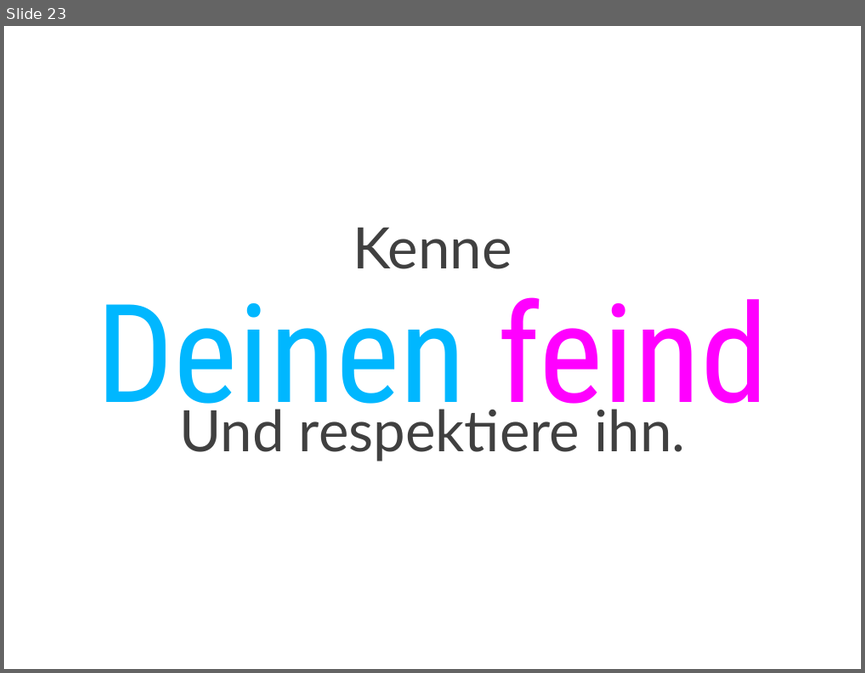
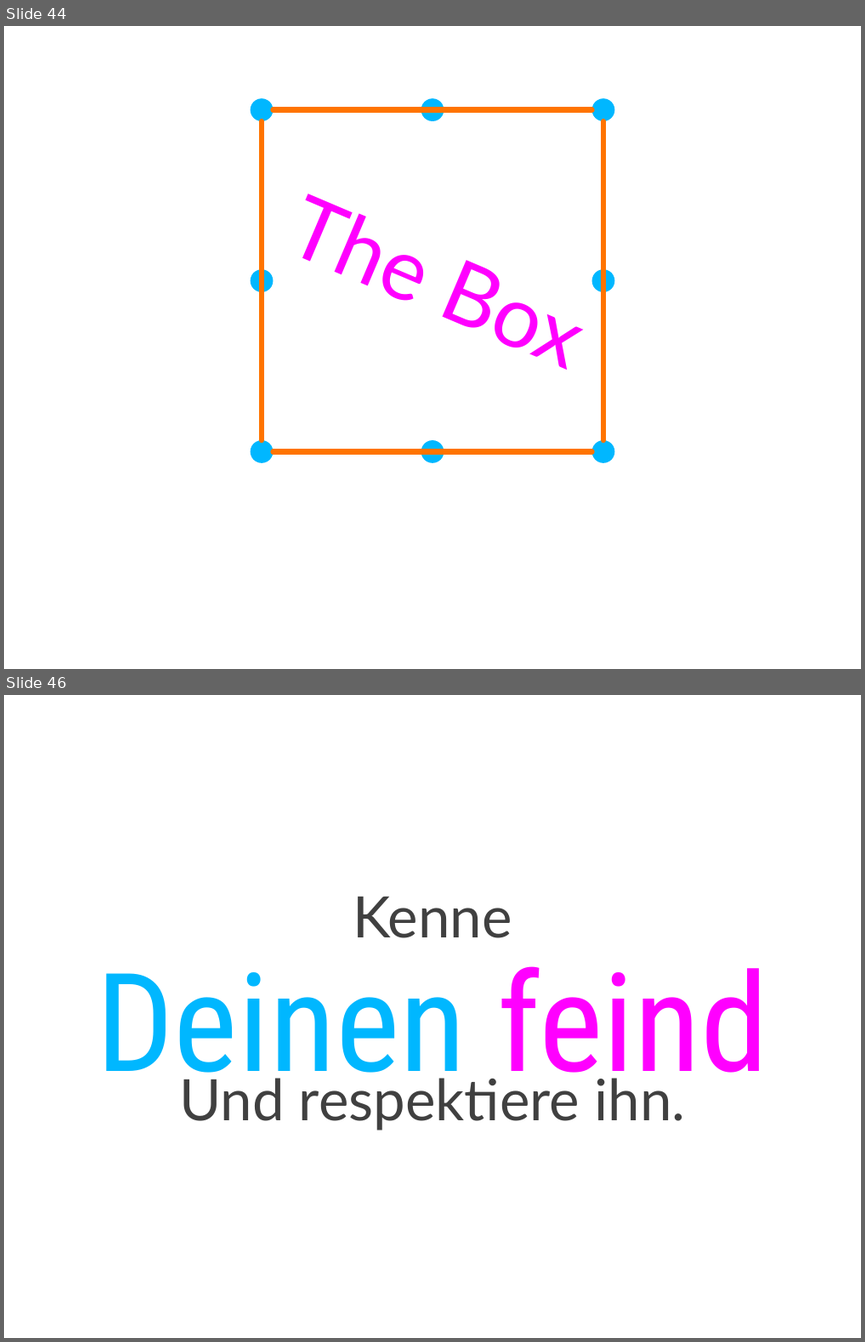
Before and after one commit to cessor/empathiccode, a slide deck: WeaselWords-DotnetDevCon.pptx. Shown one above the other, each under a label of ours: slide 23 before the commit, slides 44 and 46 after it; the slides between them are not shown. The pictures are 865x673 and 865x1342 pixels, drawn with LibreOffice and Linux fonts; fonts in the diff are those of the drawing. Boxes give left, top, right and bottom in pixels: in the first picture for what was removed or moved away, otherwise in the second. Text is boxed around its words. In the diff, an @@ line names an element or a change of style, - is before the commit and + after.

```diff
--- a/WeaselWords-DotnetDevCon.pptx
+++ b/WeaselWords-DotnetDevCon.pptx
@@ slide 44 added at <box>4,26,861,669</box>, background #FFFFFF @@
@@ ellipse added at <box>250,99,273,122</box>, fill #00B7FF @@
@@ ellipse added at <box>421,99,444,122</box>, fill #00B7FF @@
@@ ellipse added at <box>591,99,615,122</box>, fill #00B7FF @@
@@ line added from (262, 440) to (262, 121), #FF7400 4.5 pt @@
@@ line added from (591, 110) to (273, 110), #FF7400 4.5 pt @@
@@ line added from (603, 121) to (603, 440), #FF7400 4.5 pt @@
@@ text added at <box>284,193,568,368</box>, 72 pt, text #FF00FF @@
+The Box
@@ ellipse added at <box>250,269,273,292</box>, fill #00B7FF @@
@@ ellipse added at <box>591,269,615,292</box>, fill #00B7FF @@
@@ ellipse added at <box>250,440,273,463</box>, fill #00B7FF @@
@@ line added from (273, 452) to (591, 452), #FF7400 4.5 pt @@
@@ ellipse added at <box>421,440,444,463</box>, fill #00B7FF @@
@@ ellipse added at <box>591,440,615,463</box>, fill #00B7FF @@
@@ what was slide 23 is now slide 46 @@
```
Also in this commit, not shown: 1 slide changed, 23 other slides added.
